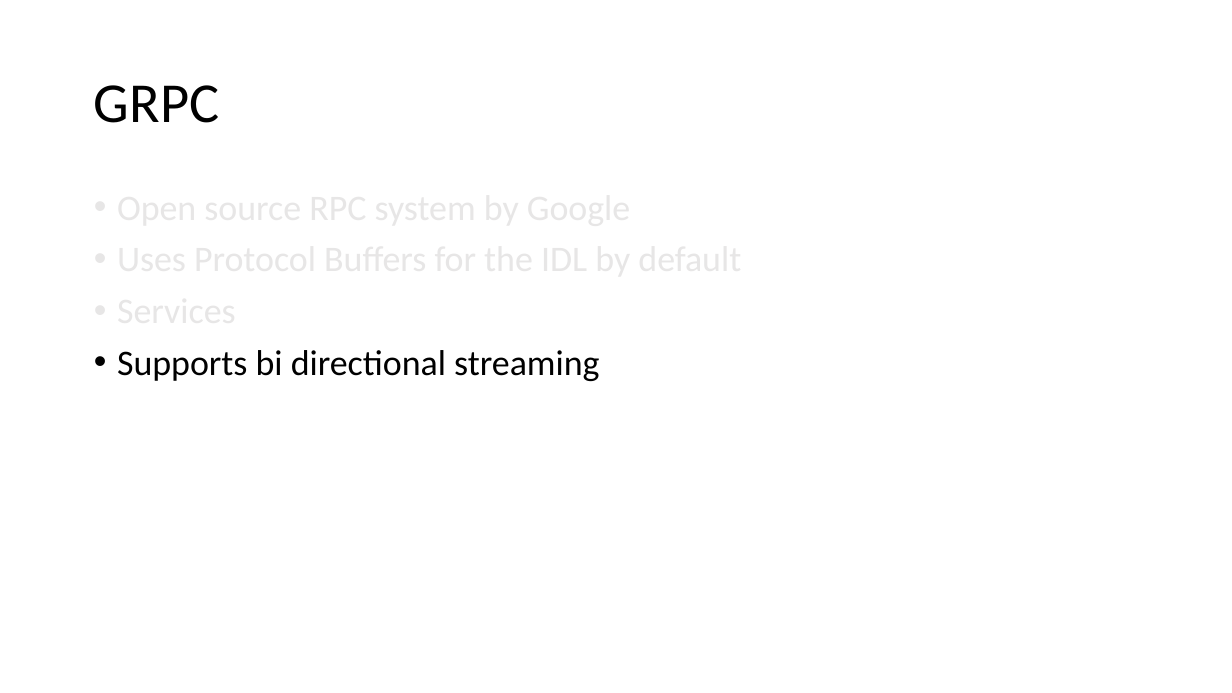
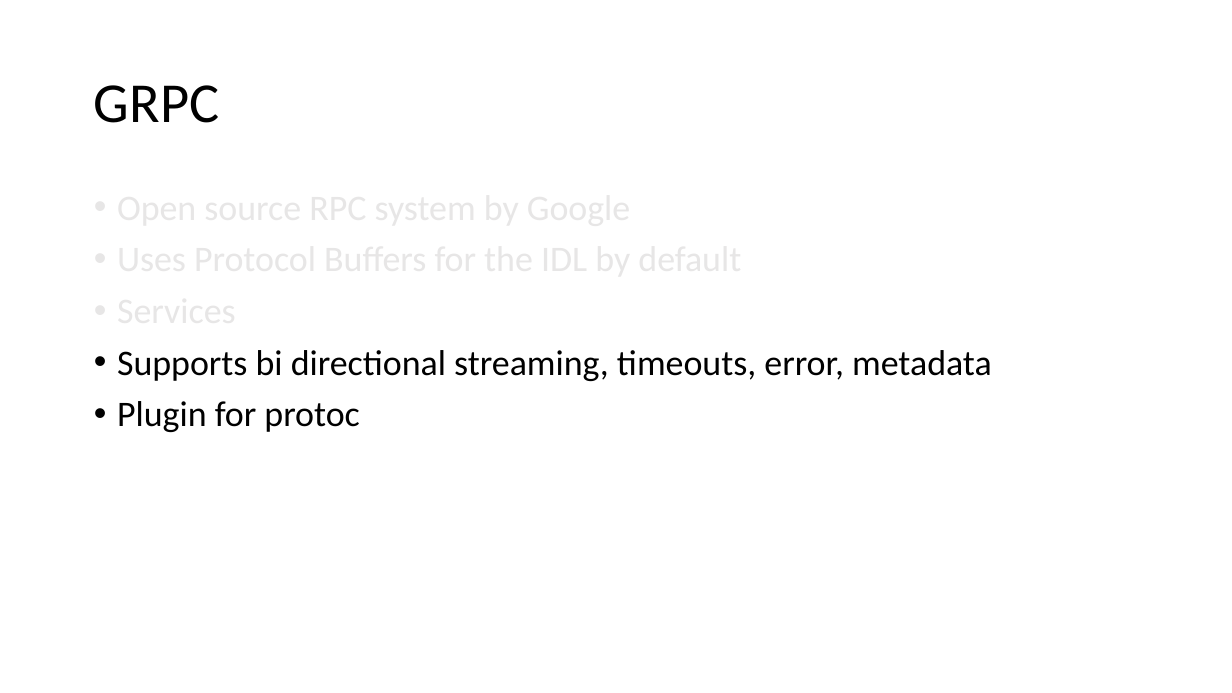
Before and after one commit to dsafa/grpc-demo, a slide deck: slide 9 of Presentation1.pptx. Drawn at 1232x693 pixels with LibreOffice and Linux fonts; fonts in the diff are those of the drawing. Boxes give left, top, right and bottom in pixels: in the first picture for what was removed or moved away, otherwise in the second. Text is boxed around its words. In the diff, an @@ line names an element or a change of style, - is before the commit and + after.

Commit message:
Update powerpoint

```diff
--- a/Presentation1.pptx
+++ b/Presentation1.pptx
@@ text at [117,350,992,432]: text changed @@
-• Supports bi directional streaming
+• Supports bi directional streaming, timeouts, error, metadata
+• Plugin for protoc
```
Also in this commit, not shown: 1 other slide changed, 1 slide removed.
